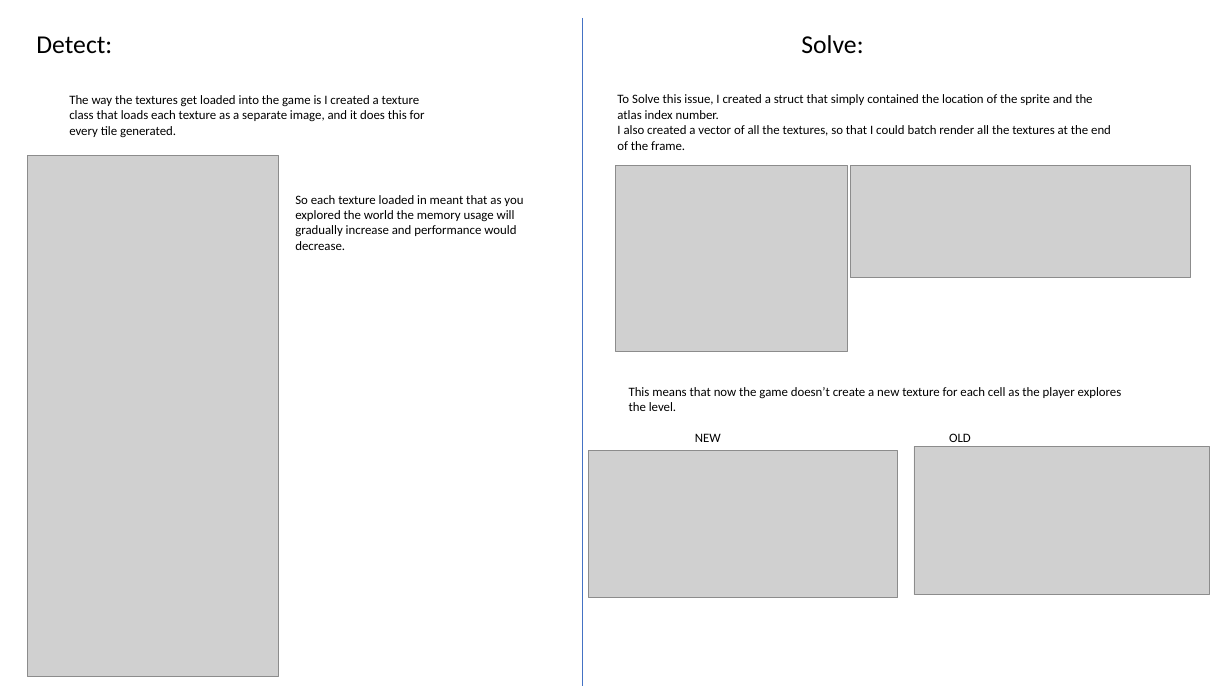
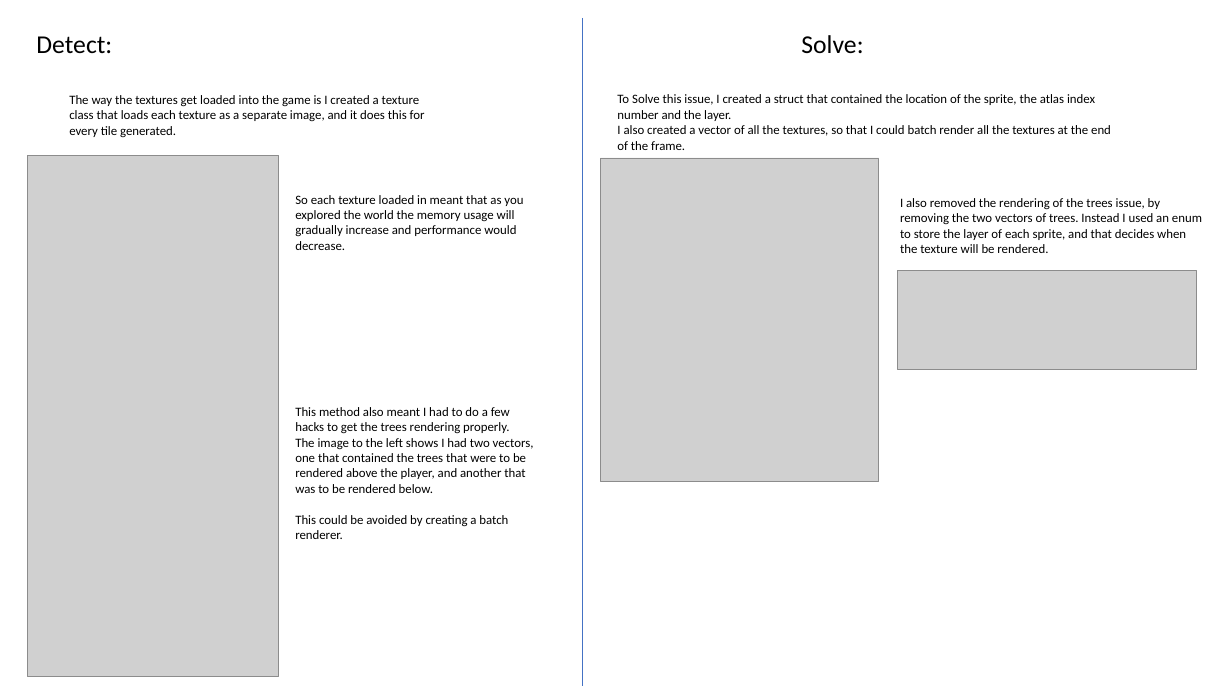
Before and after one commit to Alli1223/comp350-optimisation, a slide deck: slide 3 of OptmisationProcess.pptx. Drawn at 1232x693 pixels with LibreOffice and Linux fonts; fonts in the diff are those of the drawing; grey boxes stand for pictures. Boxes give left, top, right and bottom in pixels: in the first picture for what was removed or moved away, otherwise in the second. Text is boxed around its words. In the diff, an @@ line names an element or a change of style, - is before the commit and + after.

```diff
--- a/OptmisationProcess.pptx
+++ b/OptmisationProcess.pptx
@@ text at (617, 94, 1095, 121): text changed @@
-To Solve this issue, I created a struct that simply contained the location of the sprite and the atlas index number.
+To Solve this issue, I created a struct that contained the location of the sprite, the atlas index number and the layer.
@@ picture added at (601, 158, 879, 482) @@
@@ picture removed at (616, 165, 848, 351) @@
@@ text added at (900, 198, 1202, 253), 10 pt, text #000000 @@
+I also removed the rendering of the trees issue, by removing the two vectors of trees. Instead I used an enum to store the layer of each sprite, and that decides when the texture will be rendered.
@@ picture: place and size @@
-picture at (850, 165, 1190, 278)
+picture at (897, 271, 1197, 370)
@@ text removed at (629, 387, 1122, 447) @@
-This means that now the game doesn’t create a new texture for each cell as the player explores the level.
-NEW OLD
@@ text added at (295, 407, 534, 539), 10 pt, text #000000 @@
+This method also meant I had to do a few hacks to get the trees rendering properly.
+The image to the left shows I had two vectors, one that contained the trees that were to be rendered above the player, and another that was to be rendered below.
+This could be avoided by creating a batch renderer.
@@ picture removed at (914, 446, 1210, 594) @@
@@ picture removed at (589, 451, 898, 598) @@
```
Also in this commit, not shown: 3 slides added, 1 slide removed, 15 other files.
